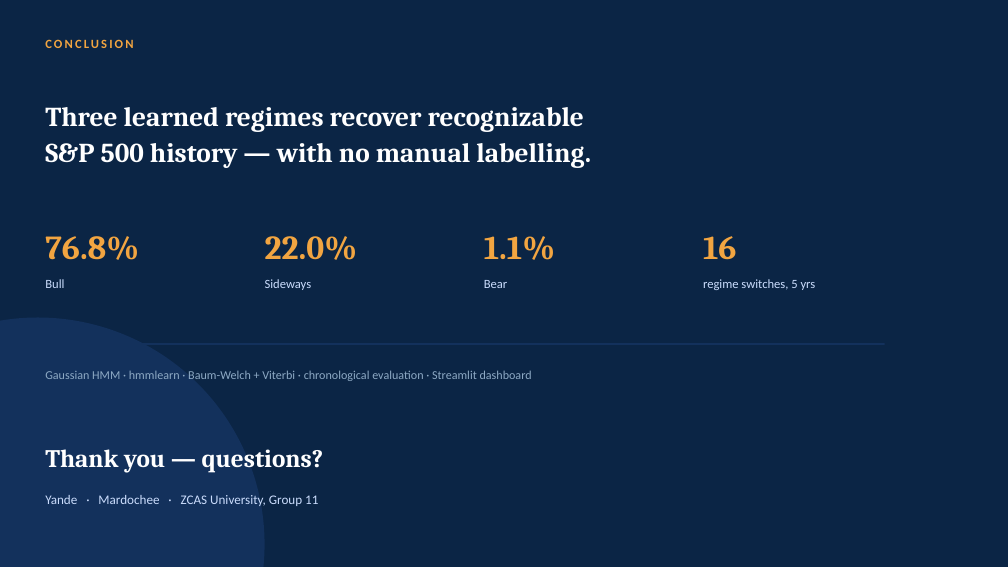
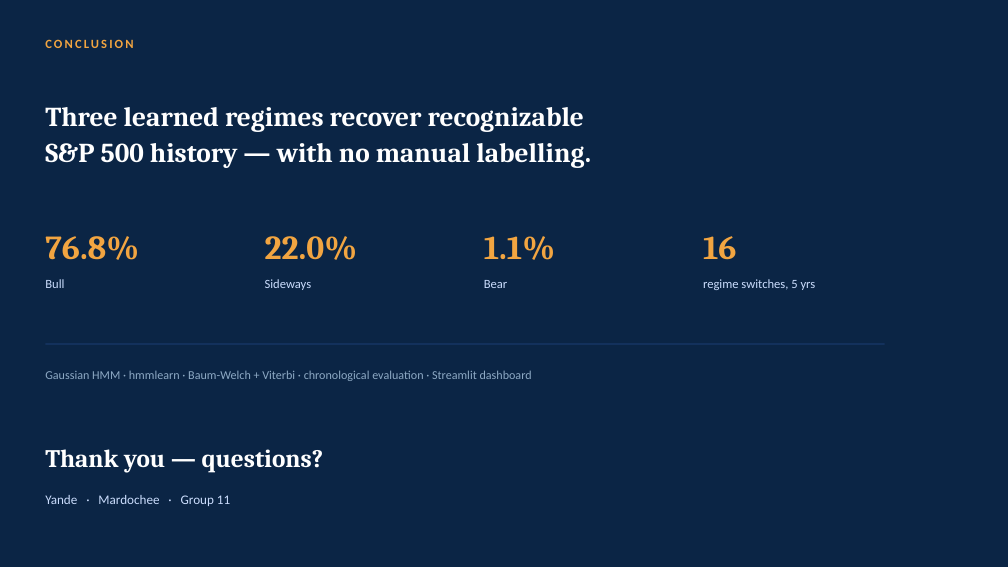
Before and after one commit to TheRealLionn/FINACIAL-DETECTION-WITH-HMM, a slide deck: slide 14 of slides/HMM_Regime_Detection.pptx (slide 15 before the commit). Drawn at 1008x567 pixels with LibreOffice and Linux fonts; fonts in the diff are those of the drawing. Boxes give left, top, right and bottom in pixels: in the first picture for what was removed or moved away, otherwise in the second. Text is boxed around its words. In the diff, an @@ line names an element or a change of style, - is before the commit and + after.

```diff
--- a/slides/HMM_Regime_Detection.pptx
+++ b/slides/HMM_Regime_Detection.pptx
@@ ellipse removed at bbox=[0, 318, 265, 567] @@
@@ text at bbox=[45, 495, 230, 506]: text changed @@
-Yande · Mardochee · ZCAS University, Group 11
+Yande · Mardochee · Group 11
```
Also in this commit, not shown: 12 other slides changed, 1 slide added, 1 slide removed.
